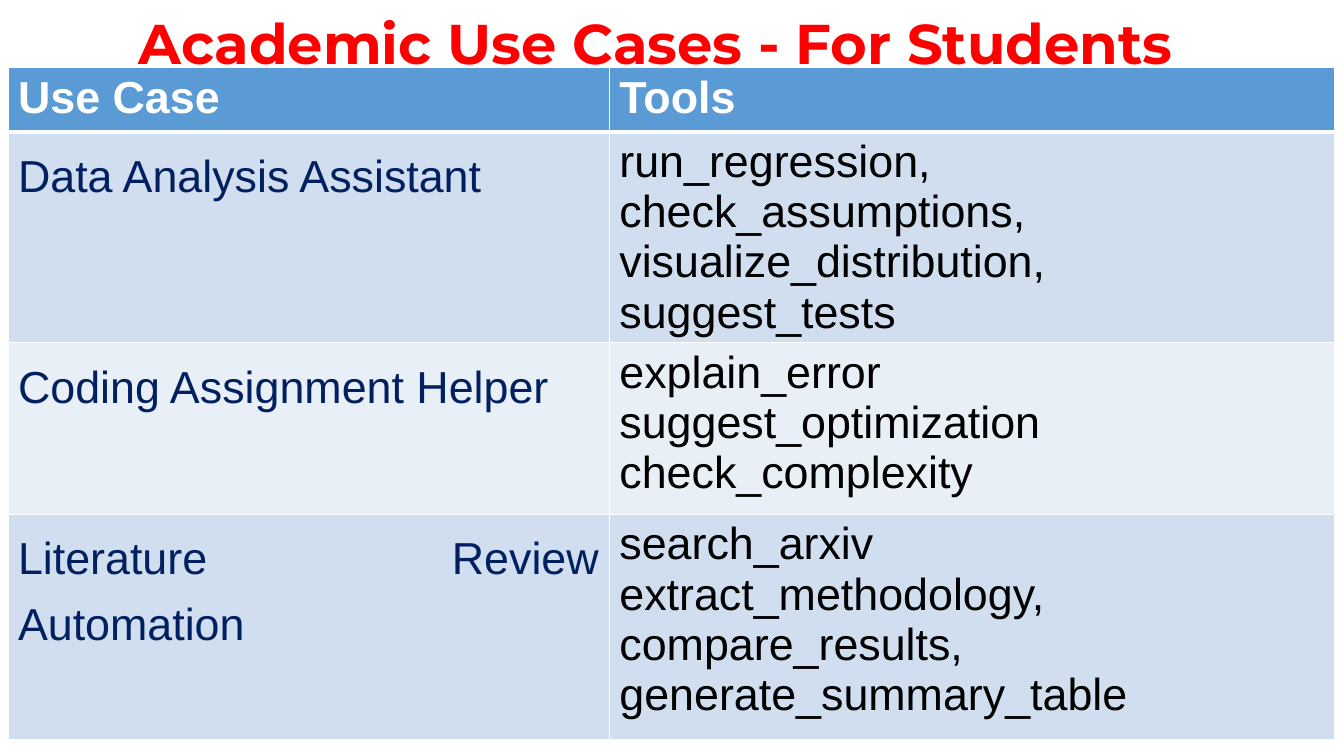
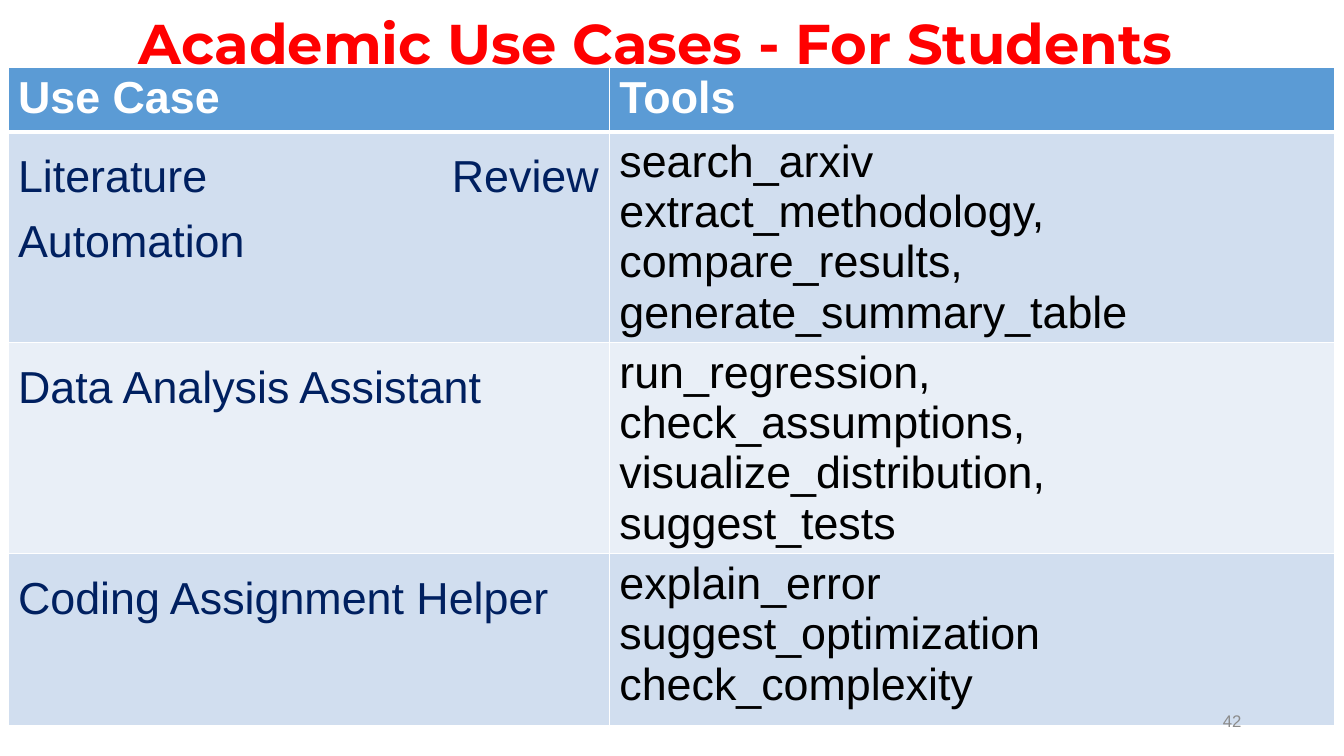
Before and after one commit to janakimeena/Building-Agents-with-MCP, a slide deck: slide 42 of Model Context Protocol Introduction.pptx (slide 44 before the commit). Drawn at 1344x756 pixels with LibreOffice and Linux fonts; fonts in the diff are those of the drawing. Boxes give left, top, right and bottom in pixels: in the first picture for what was removed or moved away, otherwise in the second. Text is boxed around its words. In the diff, an @@ line names an element or a change of style, - is before the commit and + after.

```diff
--- a/Model Context Protocol Introduction.pptx
+++ b/Model Context Protocol Introduction.pptx
@@ table at (8, 68, 1336, 712) @@
+row 2: Literature Review Automation | search_arxiv / extract_methodology, / compare_results, / generate_summary_table
-row 4: Literature Review Automation | search_arxiv / extract_methodology, / compare_results, / generate_summary_table
@@ page number added at (1223, 715, 1242, 731), 12 pt, text #8C8C8C @@
+42
```
Also in this commit, not shown: 42 other slides changed, 2 slides added, 4 slides removed, 2 other files.
